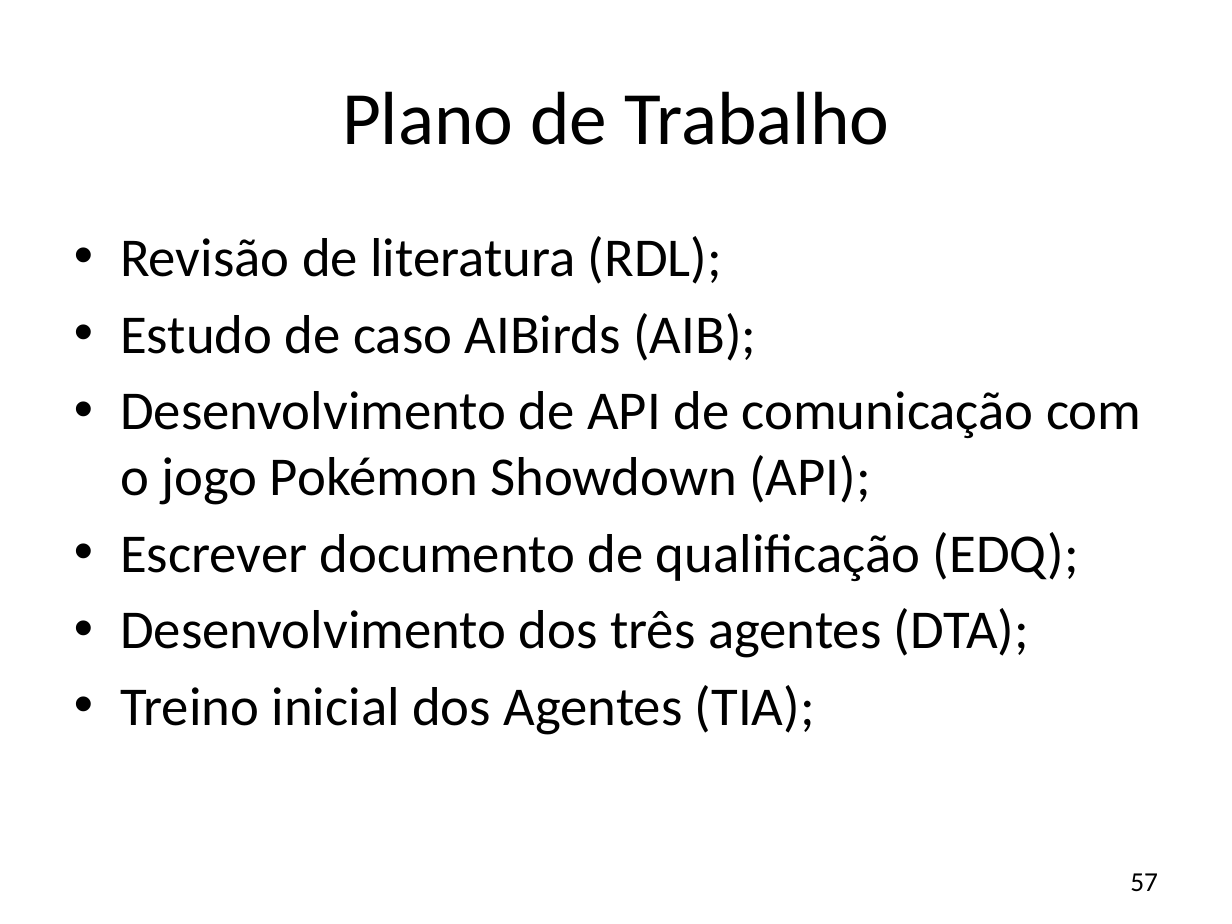
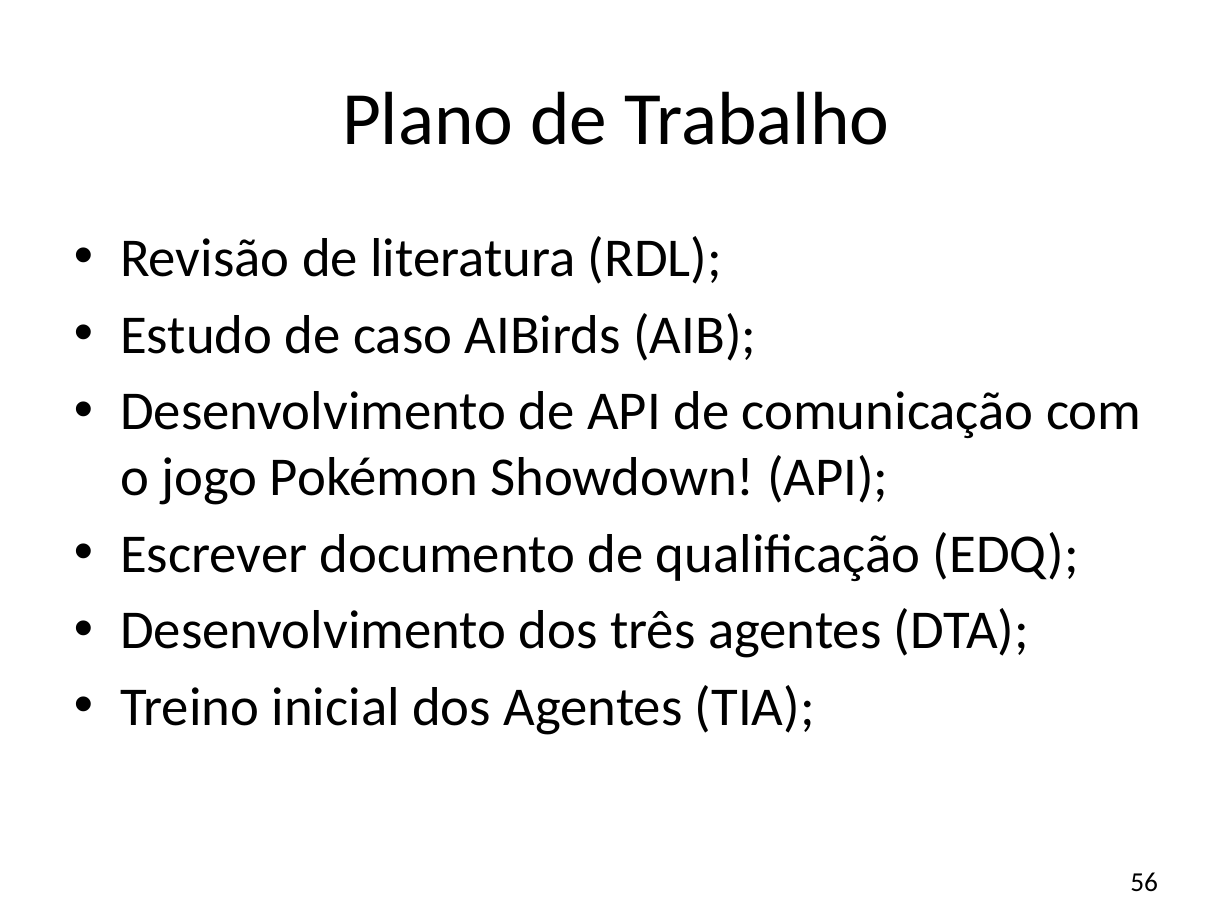
Before and after one commit to JonathanOhara/dissertacao, a slide deck: slide 56 of Apresentação Qualificação.pptx (slide 57 before the commit). Drawn at 1232x924 pixels with LibreOffice and Linux fonts; fonts in the diff are those of the drawing; background and template pictures are left out. Boxes give left, top, right and bottom in pixels: in the first picture for what was removed or moved away, otherwise in the second. Text is boxed around its words. In the diff, an @@ line names an element or a change of style, - is before the commit and + after.

```diff
--- a/Apresentação Qualificação.pptx
+++ b/Apresentação Qualificação.pptx
@@ text at [120, 391, 1141, 505]: text changed @@
-• Desenvolvimento de API de comunicação com o jogo Pokémon Showdown (API);
+• Desenvolvimento de API de comunicação com o jogo Pokémon Showdown! (API);
@@ page number at [1130, 872, 1158, 892]: text changed @@
-57
+56
```
Also in this commit, not shown: 8 other slides changed, 1 slide removed.
